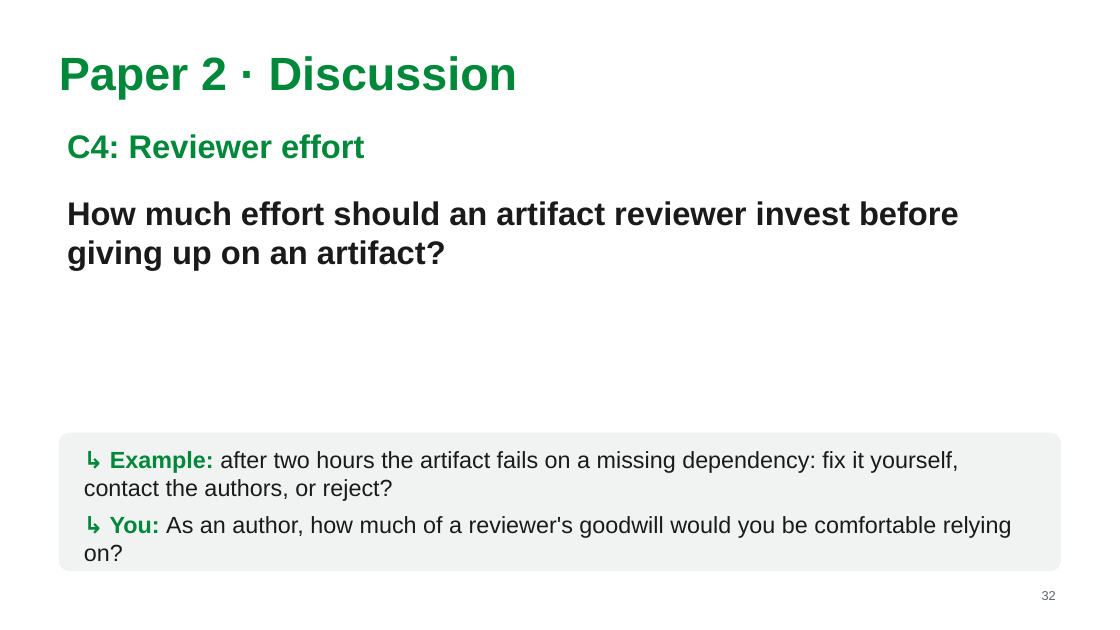
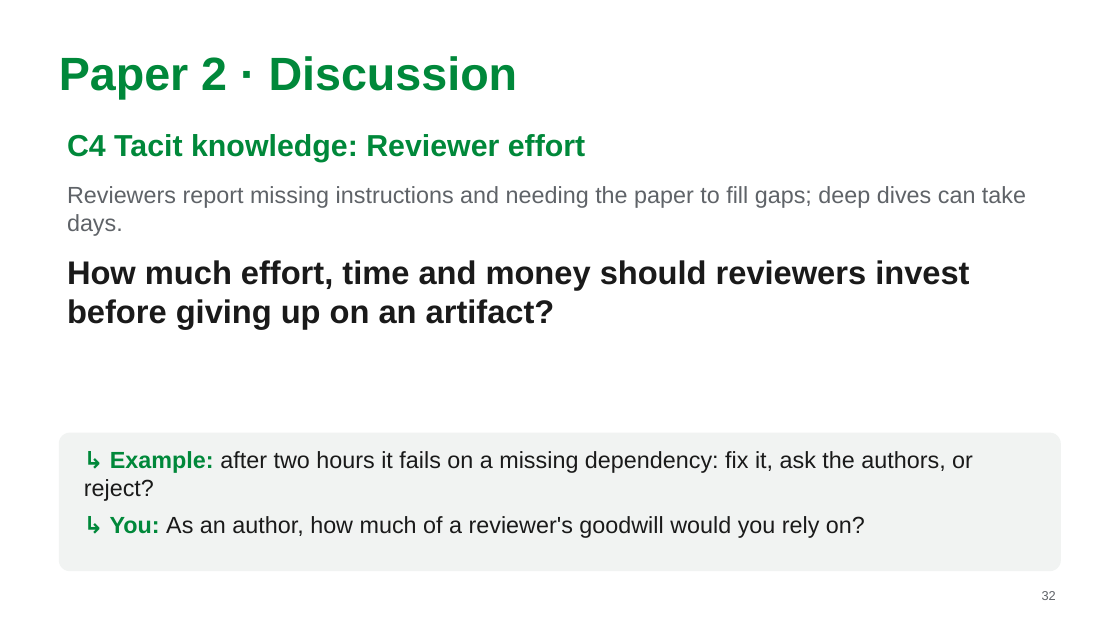
Before and after one commit to MarkAndreDuesing/Reprod_Docs_And_Notes, a slide deck: slide 32 of Vorl_2/slides/lecture2-team-paper2.pptx. Drawn at 1120x630 pixels with LibreOffice and Linux fonts; fonts in the diff are those of the drawing. Boxes give left, top, right and bottom in pixels: in the first picture for what was removed or moved away, otherwise in the second. Text is boxed around its words. In the diff, an @@ line names an element or a change of style, - is before the commit and + after.

```diff
--- a/Vorl_2/slides/lecture2-team-paper2.pptx
+++ b/Vorl_2/slides/lecture2-team-paper2.pptx
@@ text at <box>67,134,585,162</box>: text changed; size 28 to 26 pt @@
-C4: Reviewer effort
+C4 Tacit knowledge: Reviewer effort
@@ text added at <box>67,186,1026,236</box>, 20 pt, text #5F6368 @@
+Reviewers report missing instructions and needing the paper to fill gaps; deep dives can take days.
@@ text at <box>67,260,969,329</box>: text changed @@
-How much effort should an artifact reviewer invest before giving up on an artifact?
+How much effort, time and money should reviewers invest before giving up on an artifact?
@@ text at <box>84,451,973,538</box>: text changed @@
-↳ Example: after two hours the artifact fails on a missing dependency: fix it yourself, contact the authors, or reject?
-↳ You: As an author, how much of a reviewer's goodwill would you be comfortable relying on?
+↳ Example: after two hours it fails on a missing dependency: fix it, ask the authors, or reject?
+↳ You: As an author, how much of a reviewer's goodwill would you rely on?
```
Also in this commit, not shown: 18 other slides changed, 2 other files.
